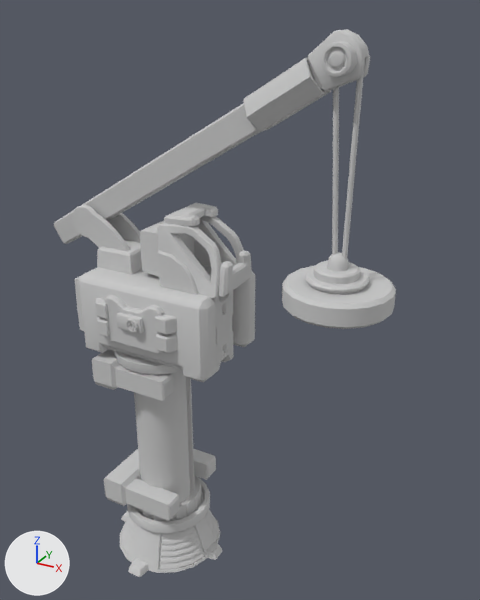
Before and after pictures for a commit that changed the FBX model resource/3d/배경/object/Obj_crane_02.FBX.
Before and after are seen from a 50 mm camera at (10.35, -16.35, 18.83) aimed at (0.85, 0.94, 10.19). The lights are fixed; the arrows at lower left show +X, +Y and +Z. Where no turn or scale is listed for an object, it has been applied to the vertices.

In view in the first picture: 'Obj_crane_02'.
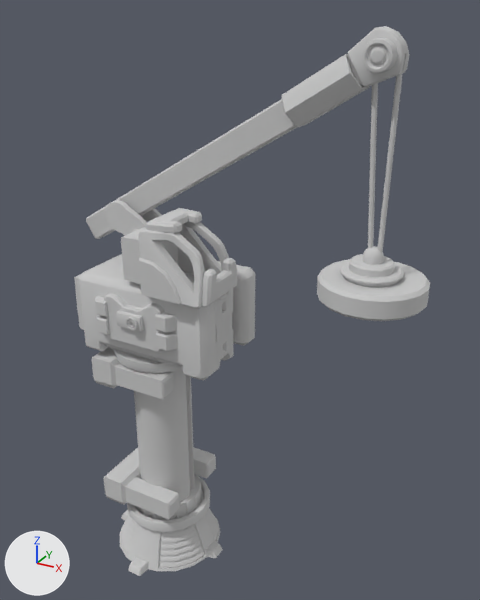
Commit message: obj 크레인 수정

Boxes [x1, y1, x2, y2] around the edits, measured in the pictures (480 x 600 px; the box of a moved part takes in the faces that stretch with it):
'Obj_crane_02', reshaped
    before: [54, 29, 396, 577]
    after: [74, 26, 430, 576]
part 1 of me_mesh, moved or reshaped
    before: [158, 250, 199, 295]
    after: [139, 258, 181, 304]
part 2 of me_mesh, moved or reshaped
    before: [164, 203, 218, 226]
    after: [145, 208, 202, 233]
part 3 of me_mesh, moved or reshaped
    before: [157, 216, 244, 299]
    after: [138, 221, 229, 308]
part 4 of me_mesh, moved or reshaped
    before: [72, 205, 140, 251]
    after: [105, 200, 162, 235]
part 5 of me_mesh, moved or reshaped
    before: [140, 220, 164, 276]
    after: [121, 227, 145, 285]
part 6 of me_mesh, moved or reshaped
    before: [314, 261, 360, 284]
    after: [349, 254, 395, 277]
part 7 of me_mesh, moved or reshaped
    before: [327, 252, 349, 272]
    after: [363, 246, 384, 265]
part 8 of me_mesh, moved or reshaped
    before: [305, 268, 369, 294]
    after: [340, 262, 404, 287]
part 9 of me_mesh, moved or reshaped
    before: [282, 265, 396, 329]
    after: [317, 259, 430, 321]
part 10 of me_mesh, moved or reshaped
    before: [332, 33, 364, 259]
    after: [368, 30, 403, 253]
part 11 of me_mesh, moved or reshaped
    before: [218, 250, 252, 297]
    after: [202, 258, 237, 306]
part 12 of me_mesh, moved or reshaped (not visible afterwards)
    before: [97, 240, 142, 274]
part 13 of me_mesh, moved or reshaped
    before: [240, 29, 370, 134]
    after: [278, 26, 410, 129]
part 14 of me_mesh, moved or reshaped
    before: [54, 106, 260, 244]
    after: [86, 102, 296, 239]

What the commit changed:
me_mesh is used by ob_obj_crane_02; location (0.0, 0.0, 0.0).
me_mesh had 4825 vertices, 8912 faces and spanned x -6.0..6.0, y -2.3..2.3, z 0.0..18.3.
me_mesh now has 4825 vertices, 8912 faces and spans x -5.2..6.7, y -2.3..2.7, z 0.1..18.4.
me_mesh part 1: the loose piece of 24 vertices spanning x -0.9..0.5, y -1.0..-0.9, z 11.0..12.2 is moved by (0.0, -0.9, 0.1).
me_mesh part 2: the loose piece of 73 vertices spanning x -0.8..0.1, y -0.7..1.0, z 13.0..13.2 is moved by (0.0, -0.9, 0.1).
me_mesh part 3: the loose piece of 208 vertices spanning x -1.0..1.1, y -0.9..1.2, z 10.9..13.0 is moved by (0.0, -0.9, 0.1).
me_mesh part 4: the loose piece of 366 vertices spanning x -4.8..-2.4, y -0.4..0.7, z 10.8..12.9 is moved by (0.7, 0.8, 0.1).
me_mesh part 5: the loose piece of 25 vertices spanning x -1.9..-0.9, y -0.6..0.8, z 11.1..12.6 is moved by (0.0, -0.9, 0.1).
me_mesh part 6: the loose piece of 90 vertices spanning x 3.7..5.0, y -0.4..0.9, z 11.9..12.2 is moved by (0.7, 0.8, 0.1).
me_mesh part 7: the loose piece of 73 vertices spanning x 4.1..4.7, y -0.1..0.5, z 12.1..12.6 is moved by (0.7, 0.8, 0.1).
me_mesh part 8: the loose piece of 162 vertices spanning x 3.4..5.2, y -0.6..1.1, z 11.5..11.9 is moved by (0.7, 0.8, 0.1).
me_mesh part 9: the loose piece of 217 vertices spanning x 2.8..6.0, y -1.3..1.9, z 11.0..11.7 is moved by (0.7, 0.8, 0.1).
me_mesh part 10: the loose piece of 204 vertices spanning x 3.9..4.7, y 0.1..0.3, z 12.4..18.3 is moved by (0.7, 0.8, 0.1).
me_mesh part 11: the loose piece of 73 vertices spanning x 1.0..1.3, y -0.7..1.0, z 11.0..12.0 is moved by (0.0, -0.9, 0.1).
me_mesh part 12: the loose piece of 25 vertices spanning x -3.7..-2.2, y -0.6..0.8, z 10.7..11.7 is scaled about its middle by (1, 1, 2.83), then moved by (0.7, 0.8, -0.4).
me_mesh part 13: 572 of the vertices in x 0.6..4.8, y -0.5..0.7, z 15.3..18.3 are moved by (0.7, 0.8, 0.1).
me_mesh part 14: 24 of the vertices in x -6.0..-5.5, y -0.1..0.4, z 11.3..12.1 are moved by (0.7, 0.8, 0.1).
